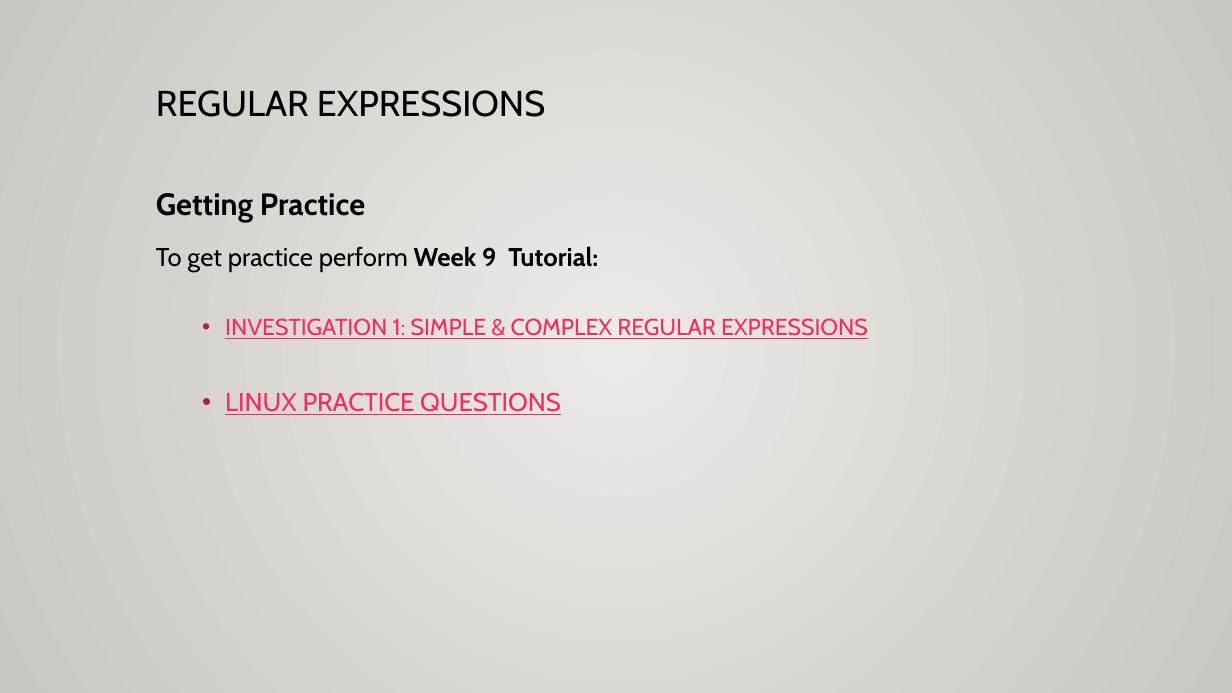
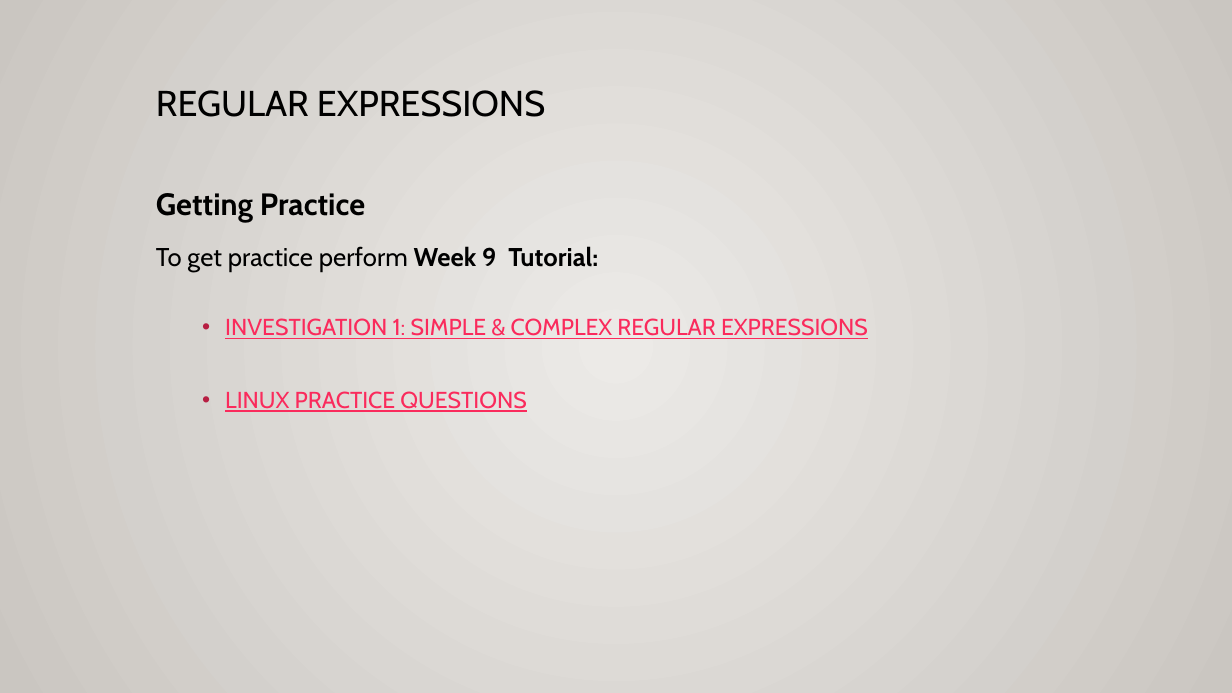
Before and after one commit to Seneca-ICTOER/OSL640, a slide deck: slide 17 of static/slides/OSL640-Week9.pptx. Drawn at 1232x693 pixels with LibreOffice and Linux fonts; fonts in the diff are those of the drawing. Boxes give left, top, right and bottom in pixels: in the first picture for what was removed or moved away, otherwise in the second. Text is boxed around its words. In the diff, an @@ line names an element or a change of style, - is before the commit and + after.

```diff
--- a/static/slides/OSL640-Week9.pptx
+++ b/static/slides/OSL640-Week9.pptx
@@ text at bbox=[225, 391, 526, 412]: size 20 to 18 pt in "LINUX PRACTICE QUESTIONS" @@
```
Also in this commit, not shown: 2 other slides changed, 13 other files.
